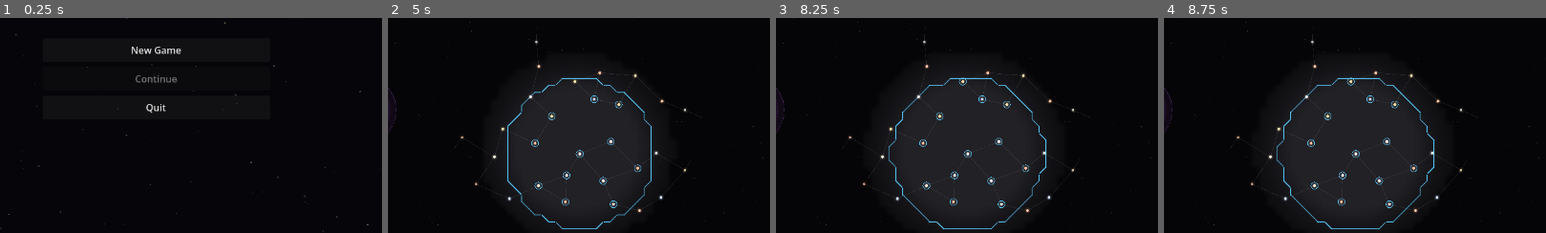
Above: before the commit, frames 1-4 (left to right).
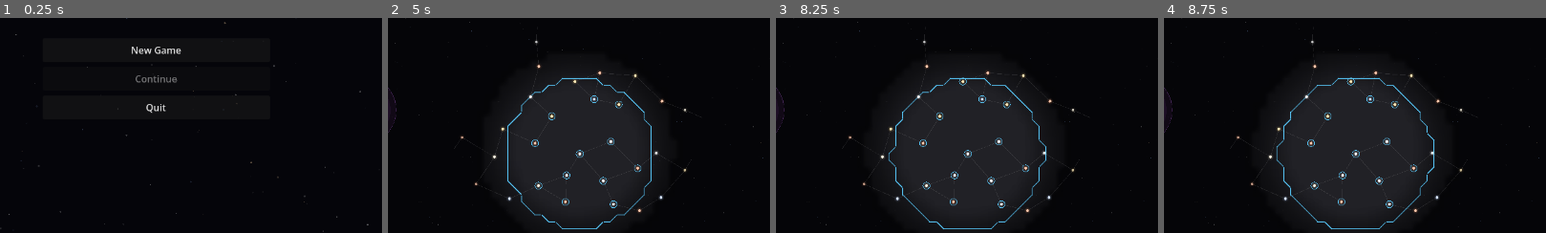
Above: after the commit, the same moments.

Repository: evyatarmitz/reach
Game: Godot game, scene res://menu/menu.tscn
The game is run twice, just before and just after one commit, with the same random seed, the same clock (stepped at 60 frames per second) and the same inputs.
Inputs:
- Up to frame 1 (0.25 s): no input
- Up to frame 2 (5 s): click "New Game" at 0.5 s; click "Normal" at 1.25 s; click "Normal" at 2 s; click "Start" at 2.75 s; click "Begin" at 3.5 s; click "1x" at 4.25 s
- Up to frame 3 (8.25 s): click "3x" at 5 s; click "10x" at 5.75 s; click "1x" at 6.5 s; click "3x" at 7.25 s; click "10x" at 8 s
- Up to frame 4 (8.75 s): no input
The pictures show only the part of the screen within x 30-80%, y 48-98%; the shares and areas given below are measured in that part.

Frames 1-2 are identical in both runs. In frame 3, 0.2% of the frame differs, in the area x 29-71%, y 27-73%; in frame 4, nothing differs.

Commit message:
0.74.0 - perf: bake fog/border on a worker thread (kills pan frame-drops)
Playtest after 0.73.0: "better but still skips a frame here and there when I move it."
0.73.0's coarsening shrank the 0.6s rebake spike but it still ran synchronously on the
main thread, so it dropped a frame whenever it landed during a pan. Fixed by moving the
heavy grid bake off-thread.

Split _recompute_borders into three parts:
- _prep_field() [main thread]: snapshot each empire's influence sources into flat arrays
  and resolve per-system owner/VR/explored/stale; returns a job dict.
- _bake_field(job) [threadable, pure]: fog Image + border-contour segments from the
  snapshot. Reads only the job arrays, static map bounds, immutable anomalies (via the
  pure _claim_at/_vr_at helpers), and _fog_seen (worker-owned per rebake). No sim
  mutation and no rendering calls off-thread.
- _apply_field(res) [main thread]: upload the fog texture + swap in border segments.

Live loop: _start_rebake() runs prep then kicks a Thread on _bake_field; _poll_rebake()
applies the result on the frame the worker finishes. _recompute_borders() stays a
synchronous prep+bake+apply for startup and the autoshot. _exit_tree joins a live worker
so teardown can't leak/crash. Safe because sim.anomalies is immutable after generation
(only appended in generate_map / load) and the source arrays are snapshotted on the main
thread before the worker runs.

Verified: 139 tests pass; tests/draw_smoke.gd now also exercises the threaded path
(ASYNC REBAKE OK) alongside the synchronous draw.

Diff:
--- a/desktop/game/main.gd
+++ b/desktop/game/main.gd
@@ -75,6 +75,8 @@
 var _border_segments: Array = []   # [a, b, color] line segments
 var _border_timer := 0.0
 var _ui_timer := 0.0
+var _rebake_thread: Thread = null   # worker baking the fog/border grids off-thread
+var _rebake_result: Dictionary = {}
 var _system_owner := {}     # system_id -> empire_id, cached with the border field
 var _system_vr := {}        # system_id -> 0 none / 1 partial / 2 full VR
 var _explored := {}         # system_id -> true, ever seen (gray once out of VR)
@@ -276,10 +278,13 @@
 			run += 1
 		if day_accum >= SimConstants.TICK_DAYS:
 			day_accum = 0.0   # drop the backlog rather than spiral
+	# Fog/border rebake: kick it on a worker thread on the timer, apply when it lands.
+	# Off-thread so the heavy grid bake can't drop a frame mid-pan.
+	_poll_rebake()
 	_border_timer -= delta
-	if _border_timer <= 0.0:
+	if _border_timer <= 0.0 and _rebake_thread == null:
 		_border_timer = BORDER_REFRESH
-		_recompute_borders()
+		_start_rebake()
 	_apply_camera()   # every frame → smooth pan/zoom
 	# HUD/panel + hover + events refresh at ~15 Hz, not every frame: they run sim
 	# queries that don't need per-frame updates and were choking input/pan.
@@ -400,8 +405,17 @@
 # the per-cell owner test is then pure float math over the few systems that
 # actually have colonies (not every system × its planets, per cell). This is
 # what keeps the 0.4s refresh from stalling the main thread / freezing input.
+# Synchronous field rebuild (prep on main thread + bake inline + apply). Used at
+# startup and by the autoshot. The live game uses the async path (_start_rebake /
+# _poll_rebake) so the heavy grid bake runs off the main thread and can't hitch a pan.
 func _recompute_borders() -> void:
-	_border_segments.clear()
+	_apply_field(_bake_field(_prep_field()))
+
+
+# Main-thread prep: snapshot each empire's influence sources into flat arrays and
+# resolve per-system owner/VR/explored/stale. Returns everything the (off-thread) bake
+# needs; the bake must not read live sim state beyond immutable anomalies.
+func _prep_field() -> Dictionary:
 	_system_owner.clear()
 	_has_anomalies = not sim.anomalies.is_empty()
 	# Per-empire sources: parallel packed arrays of (position, influence, reach).
@@ -464,7 +478,23 @@
 			_explored[sys.id] = true
 		if _system_vr[sys.id] == 2:
 			_stale[sys.id] = _snapshot_system(sys)
-
+	return {"ids": ids, "pos": pos, "infl": infl, "reach": reach,
+		"reach_vr": reach_vr, "pk": pk}
+
+
+# Off-thread bake: pure grid work from the prep snapshot -> a fog Image, its world rect,
+# and the border-contour segments. Reads only the job arrays, static map bounds, and
+# immutable anomalies (via the pure _claim_at/_vr_at helpers), plus _fog_seen which it
+# owns for the duration of one rebake. The caller applies the result on the main thread
+# (texture upload + segment swap) so no rendering call happens off-thread.
+func _bake_field(job: Dictionary) -> Dictionary:
+	var ids: Array = job.ids
+	var pos: Array = job.pos
+	var infl: Array = job.infl
+	var reach: Array = job.reach
+	var reach_vr: Array = job.reach_vr
+	var pk: int = job.pk
+	var segments: Array = []
 	# Influence-shaped fog: sample a CONTINUOUS VR value on a grid and bake it into
 	# a texture (drawn with linear filtering) so the lit region reads as the smooth
 	# influence shape with a feathered edge — not axis-aligned blocks, not a hard
@@ -497,8 +527,7 @@
 				var rgb: Vector3 = (lit + mem) / fa
 				col = Color(rgb.x, rgb.y, rgb.z, fa)
 			img.set_pixel(gx, gy, col)
-	_fog_tex = ImageTexture.create_from_image(img)
-	_fog_rect = Rect2(flo, fhi - flo)
+	var fog_rect := Rect2(flo, fhi - flo)
 
 	# Sample each empire's claim on a grid of POINTS (cell corners), then trace a
 	# smooth marching-squares contour of every empire's dominance margin
@@ -581,7 +610,44 @@
 					# owning side (VR feathers to 0 exactly on the border line, so testing
 					# the midpoint itself would drop segments and dash the line).
 					if _player_vr_at(probe, ids, pos, infl, reach, reach_vr, pk):
-						_border_segments.append([seg[0] + off, seg[1] + off, col])
+						segments.append([seg[0] + off, seg[1] + off, col])
+	return {"img": img, "fog_rect": fog_rect, "segments": segments}
+
+
+# Apply a baked field result on the main thread: upload the fog texture and swap in the
+# new border segments. (ImageTexture creation is a GPU op, so it stays on the main thread.)
+func _apply_field(res: Dictionary) -> void:
+	_fog_tex = ImageTexture.create_from_image(res.img)
+	_fog_rect = res.fog_rect
+	_border_segments = res.segments
+
+
+# --- async field rebake -------------------------------------------------------
+# The live game runs _prep_field on the main thread (cheap; snapshots sim state) then
+# bakes the grids on a worker thread, so the ~2x/sec rebake never blocks a frame. The
+# result is applied on the next frame once the thread finishes.
+func _start_rebake() -> void:
+	if _rebake_thread != null:
+		return
+	var job := _prep_field()
+	_rebake_result = {}
+	_rebake_thread = Thread.new()
+	_rebake_thread.start(_bake_field.bind(job))
+
+
+func _poll_rebake() -> void:
+	if _rebake_thread != null and not _rebake_thread.is_alive():
+		_rebake_result = _rebake_thread.wait_to_finish()
+		_rebake_thread = null
+		if not _rebake_result.is_empty():
+			_apply_field(_rebake_result)
+
+
+func _exit_tree() -> void:
+	# Don't leak/crash on a worker mid-bake when the scene tears down.
+	if _rebake_thread != null:
+		_rebake_thread.wait_to_finish()
+		_rebake_thread = null
 
 
 # Freeze everything the player is allowed to REMEMBER about a system last seen in
--- a/desktop/tests/draw_smoke.gd
+++ b/desktop/tests/draw_smoke.gd
@@ -19,6 +19,17 @@
 	for i in 2000:
 		main.sim.tick(SimConstants.TICK_DAYS)
 	main._recompute_borders()
+	# Exercise the async (threaded) rebake path: kick a worker, pump frames until it
+	# lands, and confirm it produced a fog texture.
+	main._start_rebake()
+	var spins := 0
+	while main._rebake_thread != null and spins < 600:
+		main._poll_rebake()
+		await process_frame
+		spins += 1
+	assert(main._rebake_thread == null, "async rebake did not finish")
+	assert(main._fog_tex != null, "async rebake produced no fog texture")
+	print("ASYNC REBAKE OK")
 	# Exercise _draw at zoomed-out (labels off, all on screen) and zoomed-in
 	# (labels on, culling active) levels.
 	for z in [0.35, 0.6, 1.0, 1.8, 2.5]:
Not shown, changed: artifacts/notes/TODO.md
